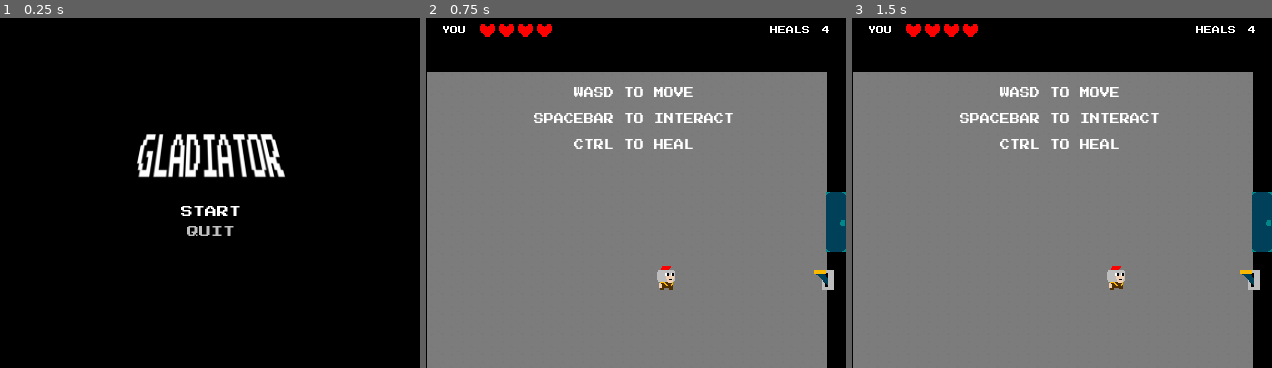
Above: before the commit, frames 1-3 (left to right).
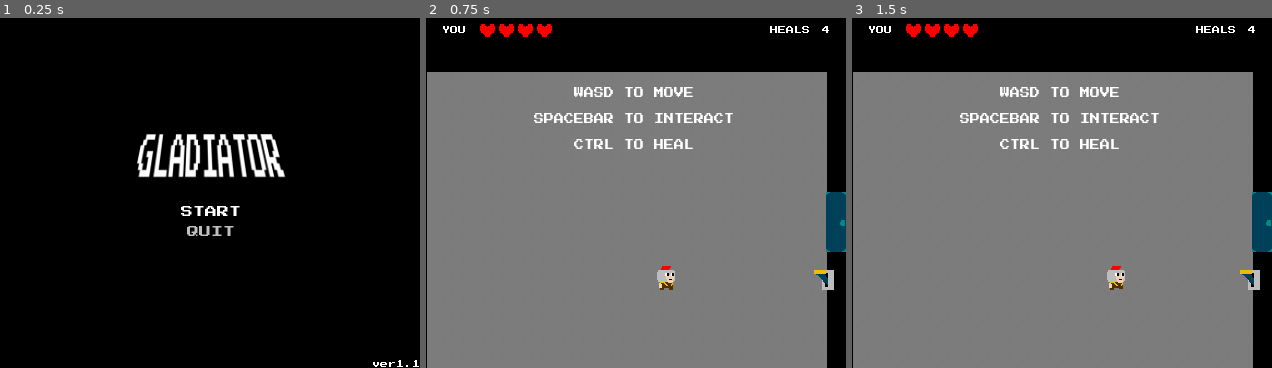
Above: after the commit, the same moments.

Repository: mmalkindi/gladiator
Game: Godot game, scene res://scenes/levels/main.tscn
The game is run twice, just before and just after one commit, with the same random seed, the same clock (stepped at 60 frames per second) and the same inputs.
Inputs:
- Up to frame 1 (0.25 s): no input
- Up to frame 2 (0.75 s): click "START" at 0.5 s
- Up to frame 3 (1.5 s): tap Enter at 1.25 s; hold D (move_right) from 1.28 s (still down); hold Ctrl (heal) from 1.28 s (still down)

The runs differ from the first frame. In frame 1, less than 0.1% of the frame differs, in the area x 88-100%, y 97-100%; in frame 2, nothing differs; in frame 3, nothing differs.

Commit message:
feat: add version label to main menu

Diff:
--- a/scenes/ui/main_menu.gd
+++ b/scenes/ui/main_menu.gd
@@ -3,6 +3,7 @@
 signal start_game
 
 @onready var start_button: Button = $Base/Logo/MenuButtons/Start
+@onready var version_label: Label = $VersionLabel
 
 
 func _on_start_pressed() -> void:
@@ -15,3 +16,4 @@
 
 func _ready() -> void:
 	start_button.grab_focus()
+	version_label.text = "ver" + str(ProjectSettings.get_setting("application/config/version"))
--- a/scenes/ui/main_menu.tscn
+++ b/scenes/ui/main_menu.tscn
@@ -62,5 +62,16 @@
 text = "QUIT"
 menu_on_press = 2
 
+[node name="VersionLabel" type="Label" parent="."]
+custom_minimum_size = Vector2(1, 1)
+layout_mode = 0
+offset_left = 368.0
+offset_top = 352.0
+offset_right = 420.0
+offset_bottom = 360.0
+theme_override_font_sizes/font_size = 8
+text = "1.0"
+horizontal_alignment = 2
+
 [connection signal="pressed" from="Base/Logo/MenuButtons/Start" to="." method="_on_start_pressed"]
 [connection signal="pressed" from="Base/Logo/MenuButtons/Quit" to="." method="_on_quit_pressed"]
